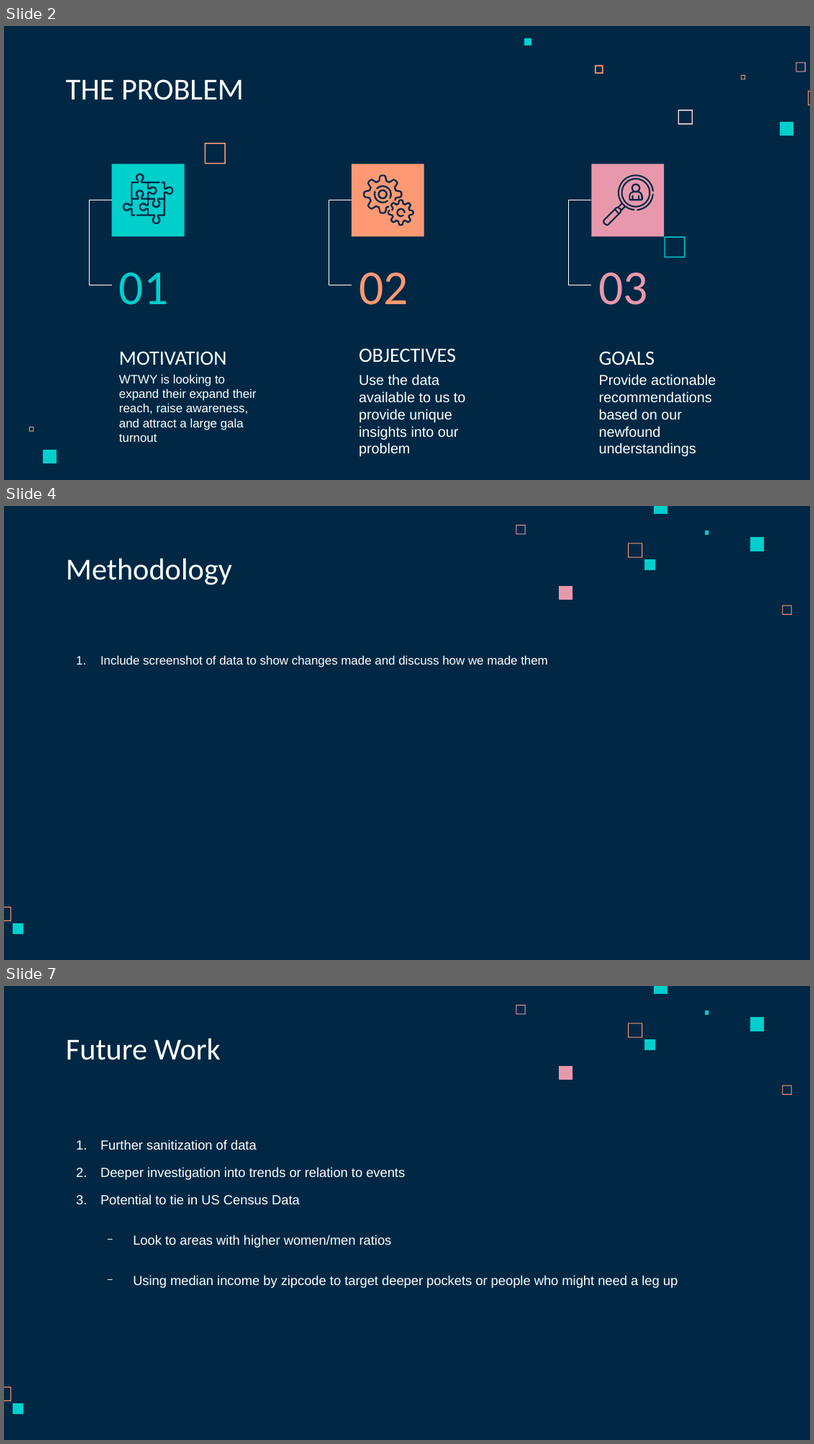
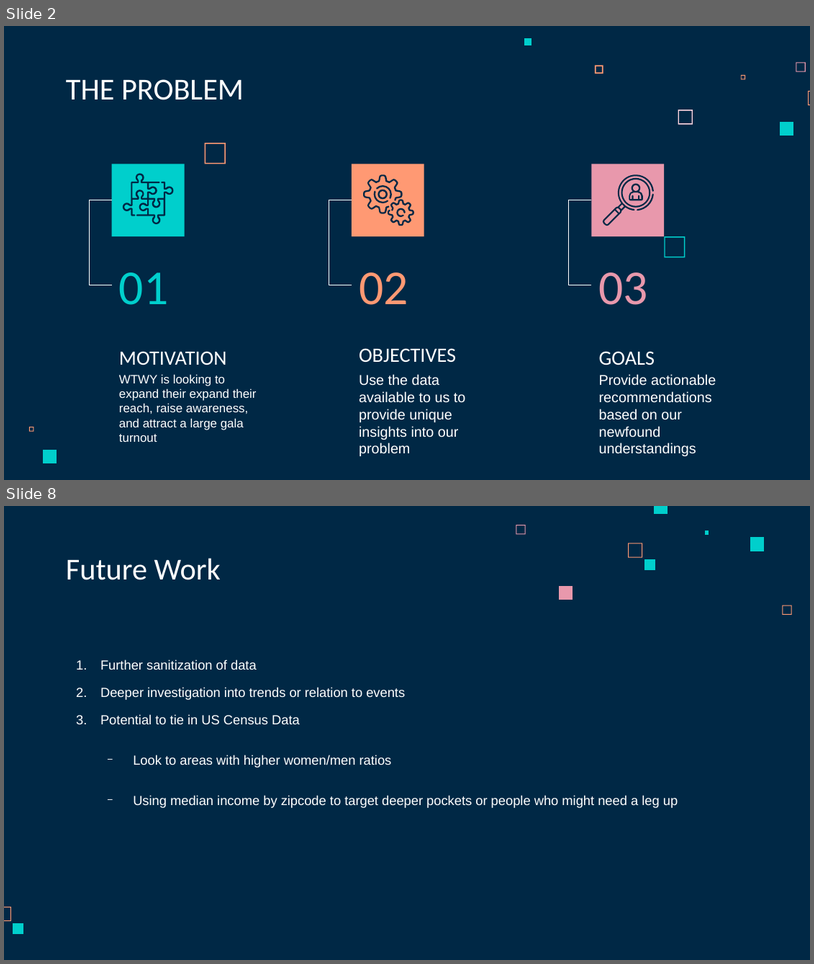
Before and after one commit to maneaterrbug/WTWY_metro_project_MR, a slide deck: deliverables/WTWY_Presentation.odp. Shown one above the other, each under a label of ours: slides 2, 4 and 7 before the commit, slides 2 and 8 after it; the slides between them are not shown. The pictures are 814x1444 and 814x964 pixels, drawn with LibreOffice and Linux fonts; fonts in the diff are those of the drawing. Boxes give left, top, right and bottom in pixels: in the first picture for what was removed or moved away, otherwise in the second. Text is boxed around its words. In the diff, an @@ line names an element or a change of style, - is before the commit and + after.

```diff
--- a/deliverables/WTWY_Presentation.odp
+++ b/deliverables/WTWY_Presentation.odp
@@ slide 4 removed at (4,506,810,960), background #002845; not listed: 10 template elements that a slide beside it also shows @@
@@ title removed at (66,558,232,585) @@
-Methodology
@@ text removed at (100,655,548,667) @@
-1. Include screenshot of data to show changes made and discuss how we made them
@@ what was slide 7 is now slide 8 @@
```
Also in this commit, not shown: 2 slides changed, 6 slides added, 4 other slides removed, 2 other files.
